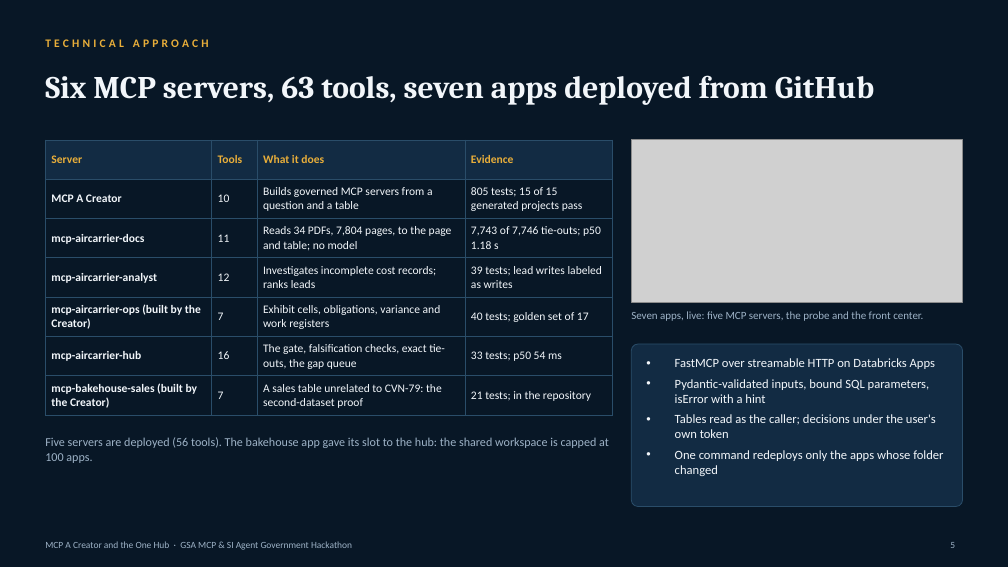
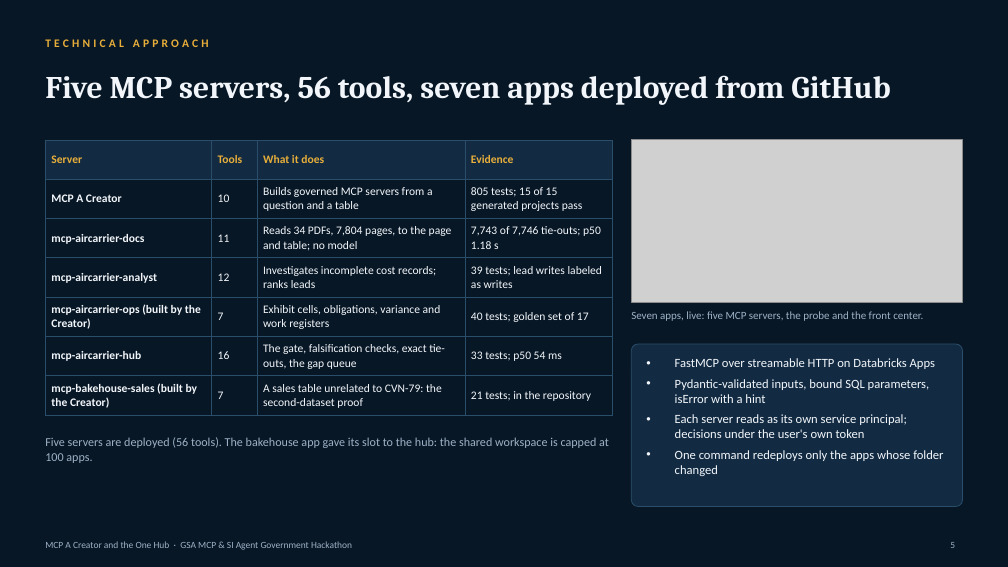
Before and after one commit to gsa-mcp-hackathon/gsa-hackathon-mcp-creator-and-agent-for-air-carrier, a slide deck: slide 5 of docs/submission/mcp-a-creator-one-hub-deck.pptx. Drawn at 1008x567 pixels with LibreOffice and Linux fonts; fonts in the diff are those of the drawing; grey boxes stand for pictures. Boxes give left, top, right and bottom in pixels: in the first picture for what was removed or moved away, otherwise in the second. Text is boxed around its words. In the diff, an @@ line names an element or a change of style, - is before the commit and + after.

Commit message:
Lead with five deployed MCP servers; correct identity wording; findings log; deck and report re-exported

```diff
--- a/docs/submission/mcp-a-creator-one-hub-deck.pptx
+++ b/docs/submission/mcp-a-creator-one-hub-deck.pptx
@@ title at (x1=45, y1=75, x2=890, y2=105): text changed @@
-Six MCP servers, 63 tools, seven apps deployed from GitHub
+Five MCP servers, 56 tools, seven apps deployed from GitHub
@@ text at (x1=675, y1=414, x2=907, y2=438): text changed @@
-• Tables read as the caller; decisions under the user's own token
+• Each server reads as its own service principal; decisions under the user's own token
```
Also in this commit, not shown: 3 other slides changed, 11 other files.
